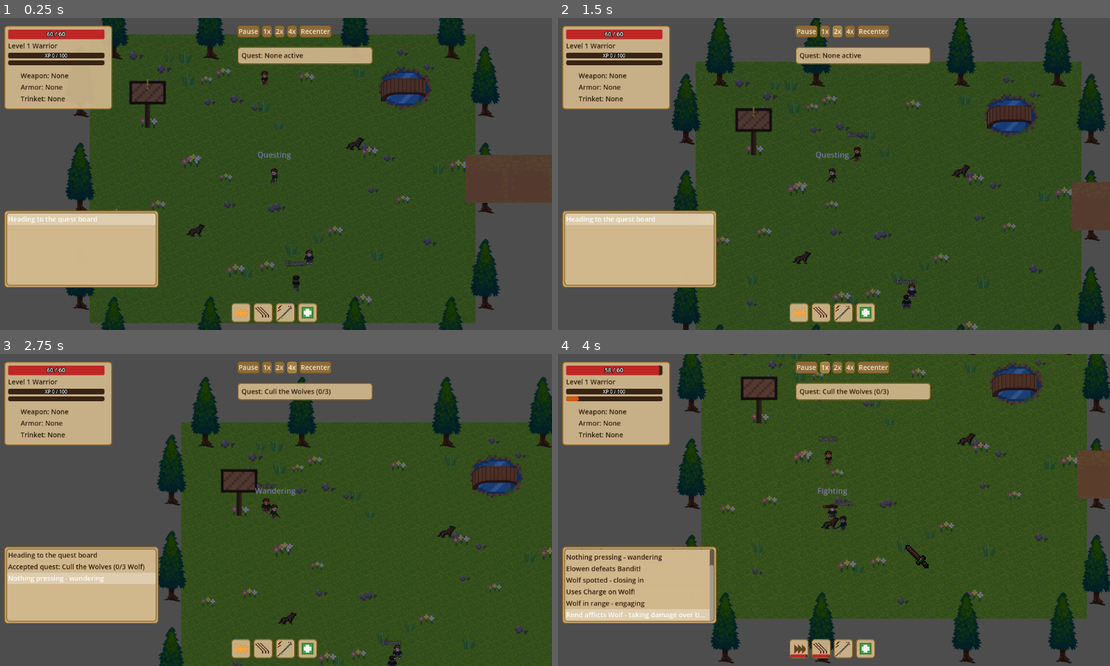
Above: before the commit, frames 1-4 (two rows, left to right).
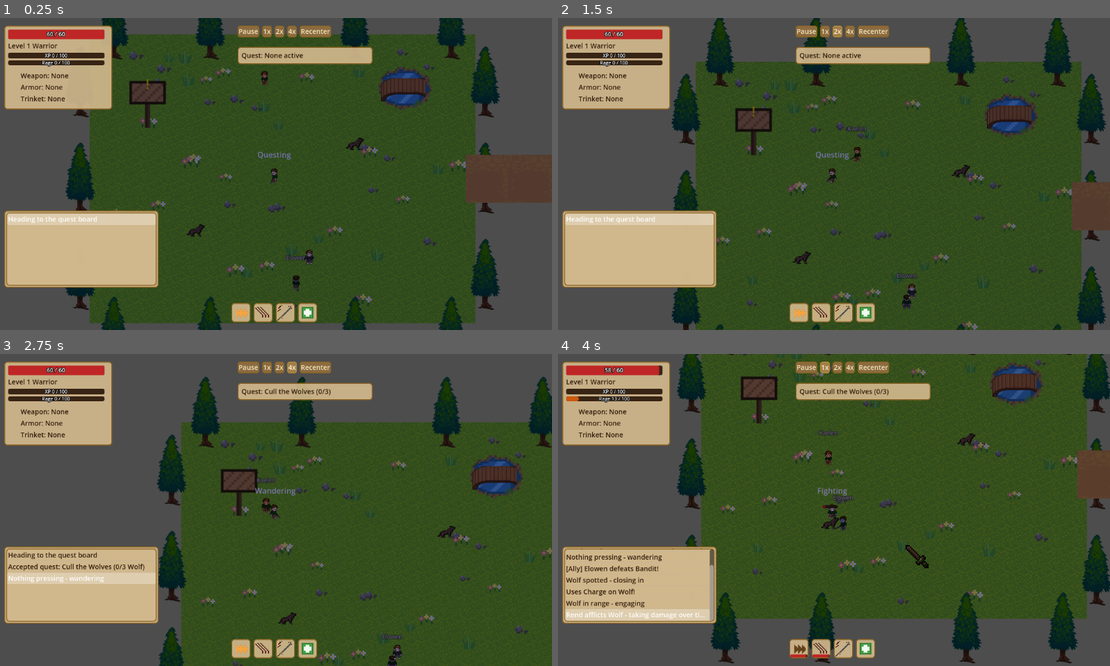
Above: after the commit, the same moments.

Repository: HexaLoid/ai-world-spectator
Game: Godot game, scene res://scenes/Main.tscn
Same seed, same stepped clock (60 frames per second), same inputs: the game is played once before the commit and once after it.
Inputs:
- Up to frame 1 (0.25 s): no input
- Up to frame 2 (1.5 s): click "1x" at 0.5 s; click "2x" at 1.25 s
- Up to frame 3 (2.75 s): click "4x" at 2 s
- Up to frame 4 (4 s): click "Recenter" at 2.75 s; click "1x" at 3.5 s

The runs differ from the first frame. In frame 1, 0.1% of the frame differs, in the area x 7-56%, y 13-80%; in frame 2, 0.2%; in frame 3, 0.2%; in frame 4, 0.4%, in the area x 1-54%, y 13-71%.

Commit message:
Polish HUD: resource label, ally-tagged log lines, hit-before-kill log order, staggered ally names
Co-Authored-By: Claude Sonnet 5 <noreply@anthropic.com>

Diff:
--- a/scenes/ui/SpectatorUI.tscn
+++ b/scenes/ui/SpectatorUI.tscn
@@ -79,6 +79,19 @@
 show_percentage = false
 theme_override_styles/fill = SubResource("StyleBoxFlat_resourcefill")
 
+[node name="ResourceText" type="Label" parent="UnitFrame"]
+offset_left = 8.0
+offset_top = 69.0
+offset_right = 208.0
+offset_bottom = 85.0
+theme_override_colors/font_color = Color(1, 1, 1, 1)
+theme_override_colors/font_outline_color = Color(0, 0, 0, 1)
+theme_override_constants/outline_size = 4
+theme_override_font_sizes/font_size = 10
+horizontal_alignment = 1
+vertical_alignment = 1
+mouse_filter = 2
+
 [node name="WeaponIcon" type="TextureRect" parent="UnitFrame"]
 position = Vector2(8, 90)
 size = Vector2(20, 20)
--- a/scripts/entities/character.gd
+++ b/scripts/entities/character.gd
@@ -332,11 +332,12 @@
 		return
 	last_attack_time_ms = now
 	var roll := _roll_damage(attack_damage_min, attack_damage_max)
+	# Logged before the hit lands so a killing blow reads "hit ... Defeated ...".
+	if roll["is_crit"]:
+		GameState.log_event("Critical hit on %s for %d!" % [hostile.enemy_name, roll["damage"]])
 	hostile.take_damage(roll["damage"], self)
 	attack_anim_until_ms = game_time_ms + ATTACK_ANIM_DURATION_MS
 	_gain_resource(float(class_def.get("rage_per_swing", 0.0)))
-	if roll["is_crit"]:
-		GameState.log_event("Critical hit on %s for %d!" % [hostile.enemy_name, roll["damage"]])
 
 ## Rolls base weapon damage (optionally scaled by `multiplier`, e.g.
 ## Heroic Strike's bonus) and then an independent crit roll against
@@ -477,10 +478,10 @@
 	_spend_resource(float(def.get("resource_cost", 0.0)))
 	_start_cooldown(ability_id, int(def.get("cooldown_ms", 0)))
 	var roll := _roll_damage(attack_damage_min, attack_damage_max, float(def.get("damage_multiplier", 1.0)))
+	var crit_suffix := " (Critical!)" if roll["is_crit"] else ""
+	GameState.log_event("%s hits %s for %d!%s" % [def.get("name", "An ability"), hostile.enemy_name, roll["damage"], crit_suffix])
 	hostile.take_damage(roll["damage"], self)
 	attack_anim_until_ms = game_time_ms + ATTACK_ANIM_DURATION_MS
-	var crit_suffix := " (Critical!)" if roll["is_crit"] else ""
-	GameState.log_event("%s hits %s for %d!%s" % [def.get("name", "An ability"), hostile.enemy_name, roll["damage"], crit_suffix])
 
 ## Checked at the start of the "flee"/"rest" states rather than folded into
 ## AIDecision, so the FSM's pure state-selection logic stays untouched — this
--- a/scripts/entities/enemy.gd
+++ b/scripts/entities/enemy.gd
@@ -174,7 +174,7 @@
 		if last_attacker == GameState.character:
 			last_attacker.take_kill_credit(enemy_name, xp_reward)
 		elif "player_name" in last_attacker:
-			GameState.log_event("%s defeats %s!" % [last_attacker.player_name, enemy_name])
+			GameState.log_event("[Ally] %s defeats %s!" % [last_attacker.player_name, enemy_name])
 			last_attacker.take_kill_credit(enemy_name, xp_reward)
 	_drop_loot()
 	if spawn_point and is_instance_valid(spawn_point):
--- a/scripts/entities/simulated_player.gd
+++ b/scripts/entities/simulated_player.gd
@@ -65,6 +65,9 @@
 	hp = max_hp
 	sprite.modulate = sprite_tint
 	name_label.text = player_name
+	# Stagger label height per player so two allies standing together don't
+	# draw their names on top of each other.
+	name_label.position.y -= 12.0 * float(hash(player_name) % 2)
 	add_to_group("combat_targets")
 	add_to_group("simulated_players")
 
@@ -209,7 +212,7 @@
 
 func _die() -> void:
 	is_dead = true
-	GameState.log_event("%s has fallen - respawning" % player_name)
+	GameState.log_event("[Ally] %s has fallen - respawning" % player_name)
 	visible = false
 	set_physics_process(false)
 	await get_tree().create_timer(RESPAWN_DELAY_S).timeout
@@ -237,7 +240,7 @@
 		hp += result["hp_bonus"]
 		attack_damage_min += result["damage_bonus"]
 		attack_damage_max += result["damage_bonus"]
-		GameState.log_event("%s levels up to %d!" % [player_name, level])
+		GameState.log_event("[Ally] %s levels up to %d!" % [player_name, level])
 
 func _facing_from_velocity(vel: Vector2) -> String:
 	if vel.length() < 1.0:
--- a/scripts/ui/unit_frame.gd
+++ b/scripts/ui/unit_frame.gd
@@ -7,6 +7,7 @@
 @onready var xp_bar: ProgressBar = $XPBar
 @onready var hp_text: Label = $HPText
 @onready var xp_text: Label = $XPText
+@onready var resource_text: Label = $ResourceText
 @onready var resource_bar: ProgressBar = $ResourceBar
 @onready var weapon_icon: TextureRect = $WeaponIcon
 @onready var weapon_label: Label = $WeaponLabel
@@ -48,6 +49,9 @@
 
 func _on_resource_changed(resource_amount: float, max_resource: float) -> void:
 	resource_bar.visible = max_resource > 0.0
+	resource_text.visible = resource_bar.visible
+	var resource_name: String = GameState.character.class_def.get("resource_name", "") if GameState.character else ""
+	resource_text.text = "%s %d / %d" % [resource_name, int(resource_amount), int(max_resource)]
 	resource_bar.max_value = max_resource
 	resource_bar.value = resource_amount
 
